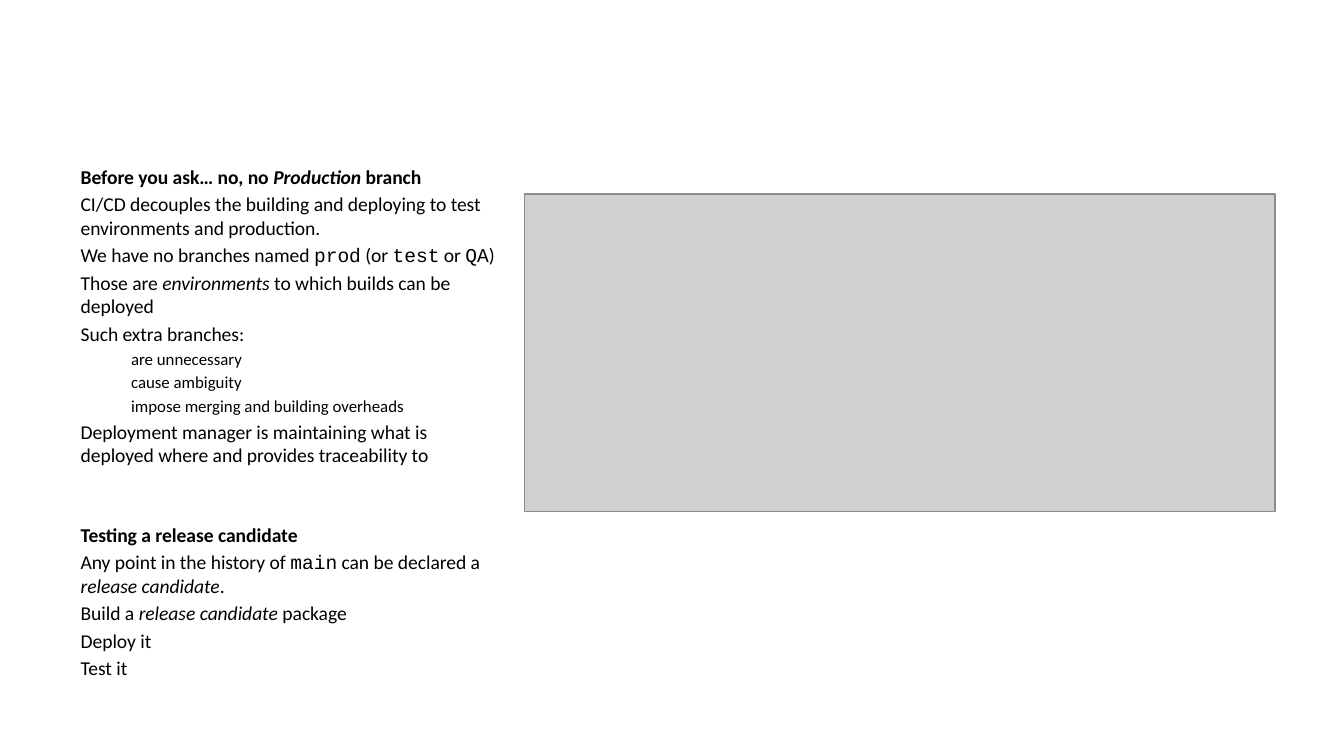
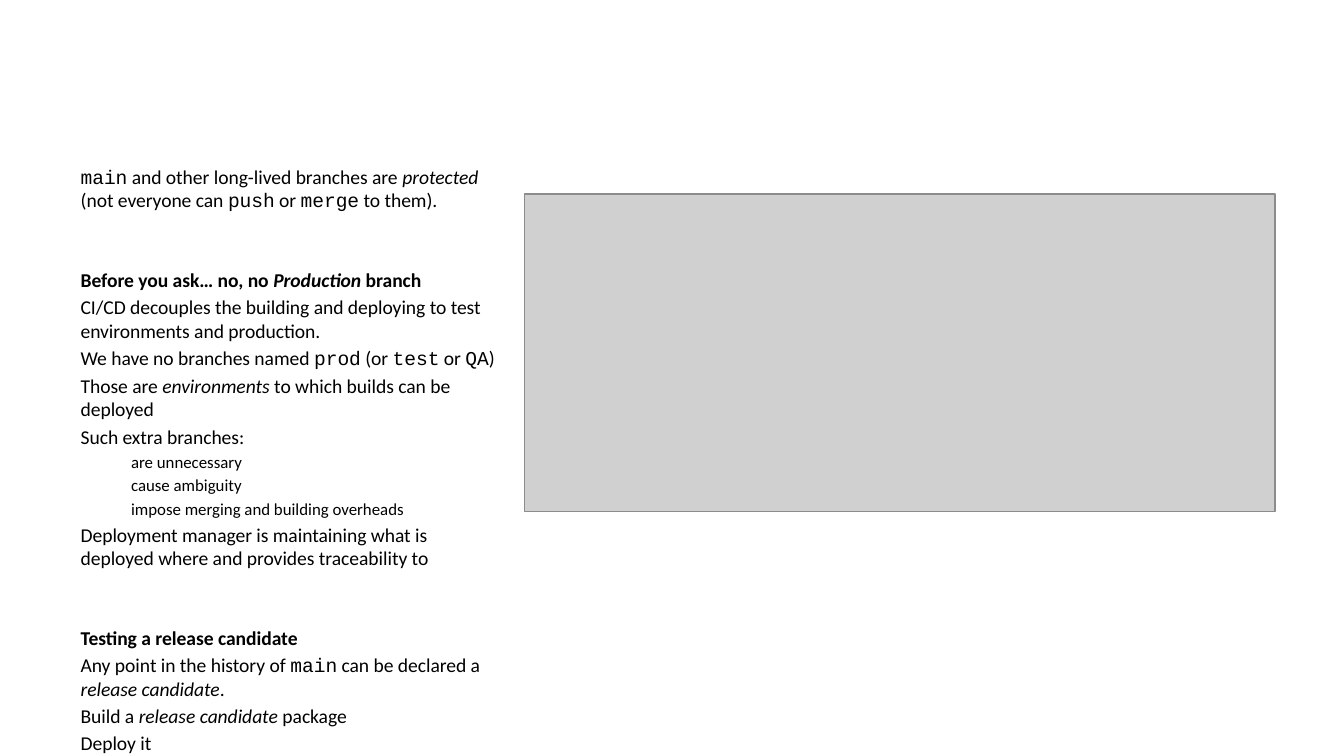
Before and after one commit to ijmitch/ukgse-2024-devops-git, a slide deck: slide 8 of docs/p1.pptx. Drawn at 1344x756 pixels with LibreOffice and Linux fonts; fonts in the diff are those of the drawing; grey boxes stand for pictures. Boxes give left, top, right and bottom in pixels: in the first picture for what was removed or moved away, otherwise in the second. Text is boxed around its words. In the diff, an @@ line names an element or a change of style, - is before the commit and + after.

Commit message:
Split the merging chart in two plus other nits

```diff
--- a/docs/p1.pptx
+++ b/docs/p1.pptx
@@ text at (81, 170, 478, 211): paragraph added @@
+main and other long-lived branches are protected (not everyone can push or merge to them).
```
Also in this commit, not shown: 3 other slides changed, 8 slides added, 2 slides removed, 3 other files.
